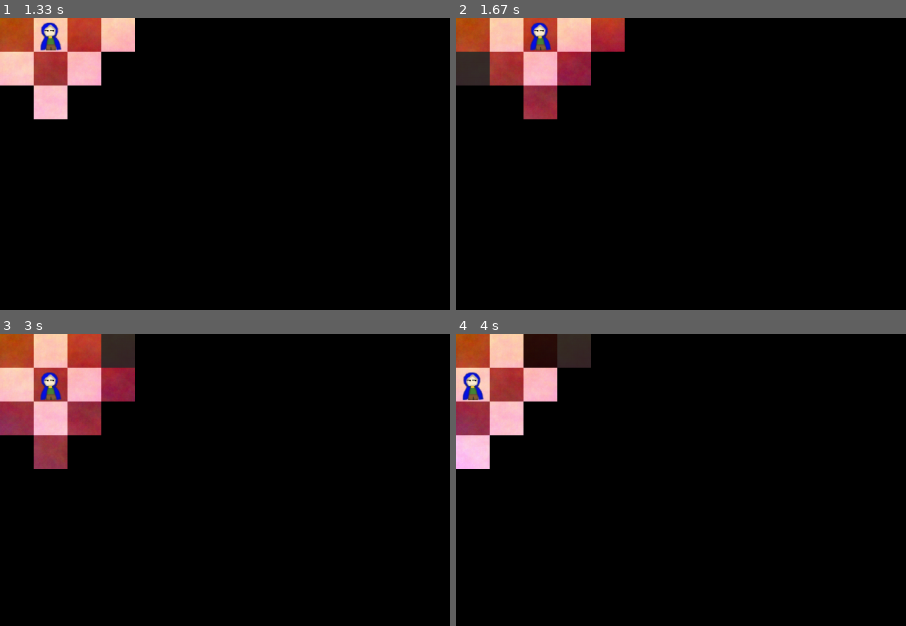
Above: before the commit, frames 1-4 (two rows, left to right).
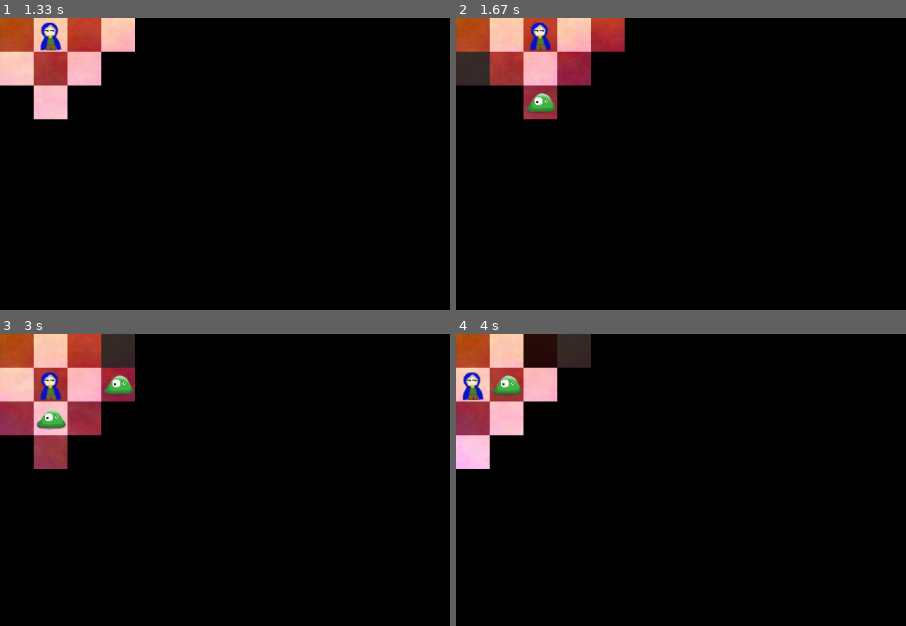
Above: after the commit, the same moments.

Repository: kcunning/Katie-s-Rougish-PyGame
Game: pygame game, started from main.py
The game is run twice, just before and just after one commit, with the same random seed, the same clock (stepped at 60 frames per second) and the same inputs. The source is Python 2; it was converted automatically to run under Python 3.
Inputs:
- Up to frame 1 (1.33 s): hold Right 0.33-0.8 s
- Up to frame 2 (1.67 s): hold Right from 1.42 s (still down)
- Up to frame 3 (3 s): release Right at 1.97 s; hold Left 2-2.87 s; hold Down from 2.9 s (still down)
- Up to frame 4 (4 s): release Down at 3.68 s; hold Left from 3.72 s (still down)
The pictures show only the part of the screen within x 0-50%, y 0-50%; the shares and areas given below are measured in that part.

Frame 1 is identical in both runs. In frame 2, 0.3% of the frame differs, in the area x 15-23%, y 25-33%; in frame 3, 0.6%, in the area x 8-30%, y 14-33%; in frame 4, 0.3%.

Commit message:
Animating is turning into a time sink. Removing for now.

Diff:
--- a/main.py
+++ b/main.py
@@ -1,3 +1,4 @@
+
 import pygame, math, sys, random
 from pygame.locals import *
 
--- a/roguey/classes/constants.py
+++ b/roguey/classes/constants.py
@@ -7,7 +7,7 @@
 ROWS = 21
 TREASURES = 10
 WALLS = 30
-MONSTERS = 3
+MONSTERS = 12
 TILE_SIZE = 48
 DIRECTIONS = ['north', 'south', 'east', 'west']
 ALL_TREASURES = {
--- a/roguey/classes/game.py
+++ b/roguey/classes/game.py
@@ -134,7 +134,7 @@
 		if treasure:
 			self.add_treasure(treasure)
 			self.draw_inventory()
-		self.animate_move(hor, vert, "player")
+		self.screen.blit(self.player, self.position)
 		self.draw_screen_layers()
 		self.screen.blit(self.player, self.position)
 		pygame.display.flip()
@@ -188,4 +188,6 @@
                         		if event.key == K_UP: vert = -TILE_SIZE
                         		if event.key == K_DOWN: vert = TILE_SIZE
 					self.map.move_monsters()
+				self.draw_monsters()
 				self.move(hor, vert)
+				self.draw_monsters()
